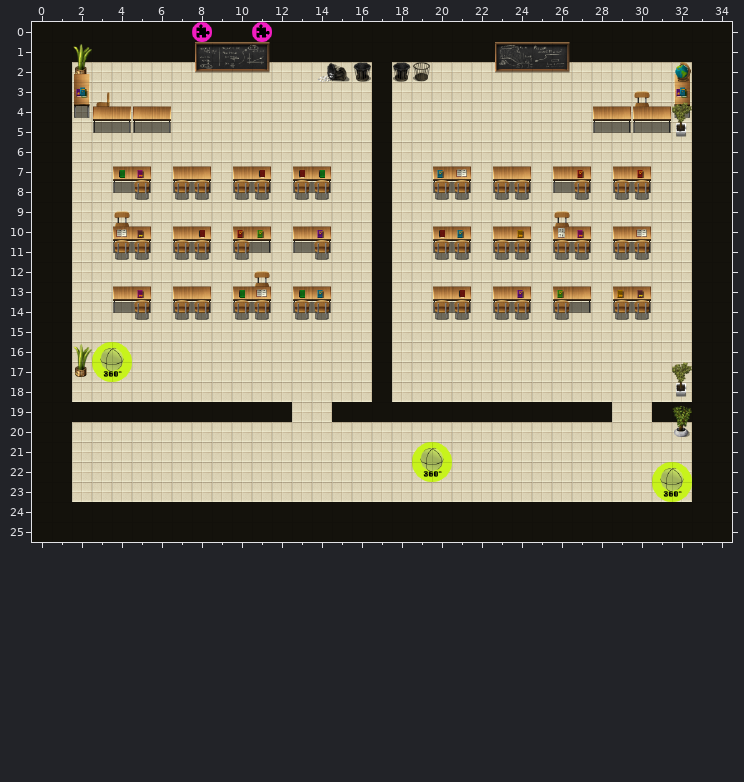
Level history. Tiled map (JSON): optimized/maps/altbau.json. The picture above is the old version.
Cells are 32x32 px. Shown: x 0..34, y 0..25.
And afterwards:
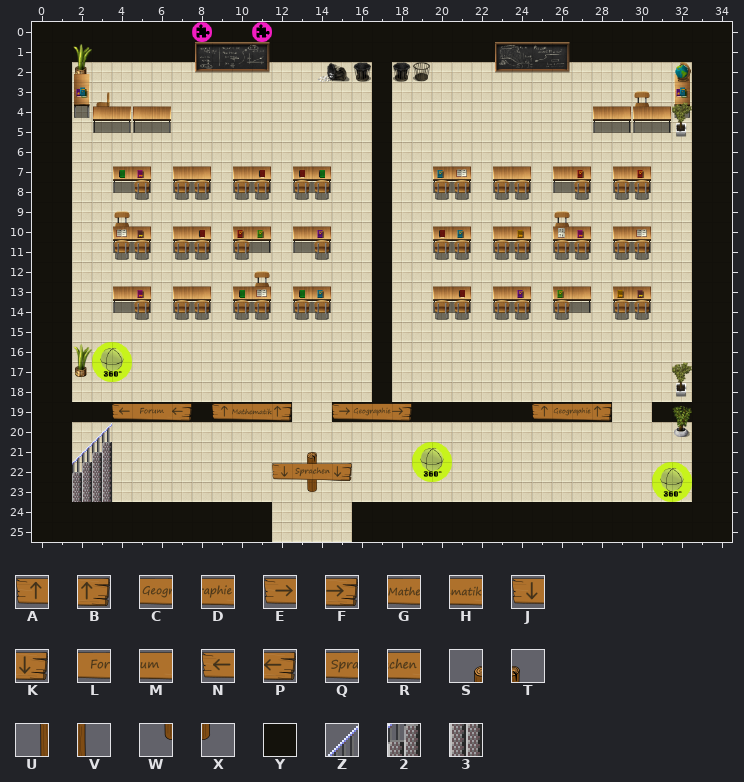
Key: from "Schilder": A 0, B 3, C 4, D 5, E 12, F 15, G 20, H 21, J 24, K 27, L 32, M 33, N 36, P 39, Q 54, R 55, S 60, T 61, U 72, V 73, W 74, X 75; from "Walls": Y 2; from "tilesets_deviant_milkian_1": Z 69, 2 70, 3 85.
_ is an empty cell, . an unchanged one.
Tiles of an added or newly shown layer are drawn over the layers below it.
Message: Updated Altbau and Naturwissenschaften to State 2021/03/07
Changes in this commit:
--- layer "Waende"
@@ x 12..15 @@
-24 YYYY
-25 YYYY
+24 ____
+25 ____
--- layer "Schilder/Wand" (added)
@@ x 4..28 @@
-19 ____.____..____......____
+19 NLMP.AGHB..ECDF......ACDB
--- layer "Treppen" (added)
@@ x 2..3 @@
-20 ._
-21 __
-22 __
-23 __
+20 .Z
+21 Z2
+22 23
+23 33
--- layer "Pfosten" (added)
@@ x 13..14 @@
-21 __
-22 __
-23 __
+21 ST
+22 UV
+23 WX
--- layer "Schilder/Pfosten" (added)
@@ x 12..15 @@
-22 ____
+22 JQRK
Boxes around the changes in both pictures, in picture pixels (x1, y1, x2, y2):
added: (72, 403, 192, 502)
added: (212, 403, 292, 421)
added: (332, 403, 412, 421)
added: (532, 403, 612, 421)
changed: (272, 452, 352, 542)
